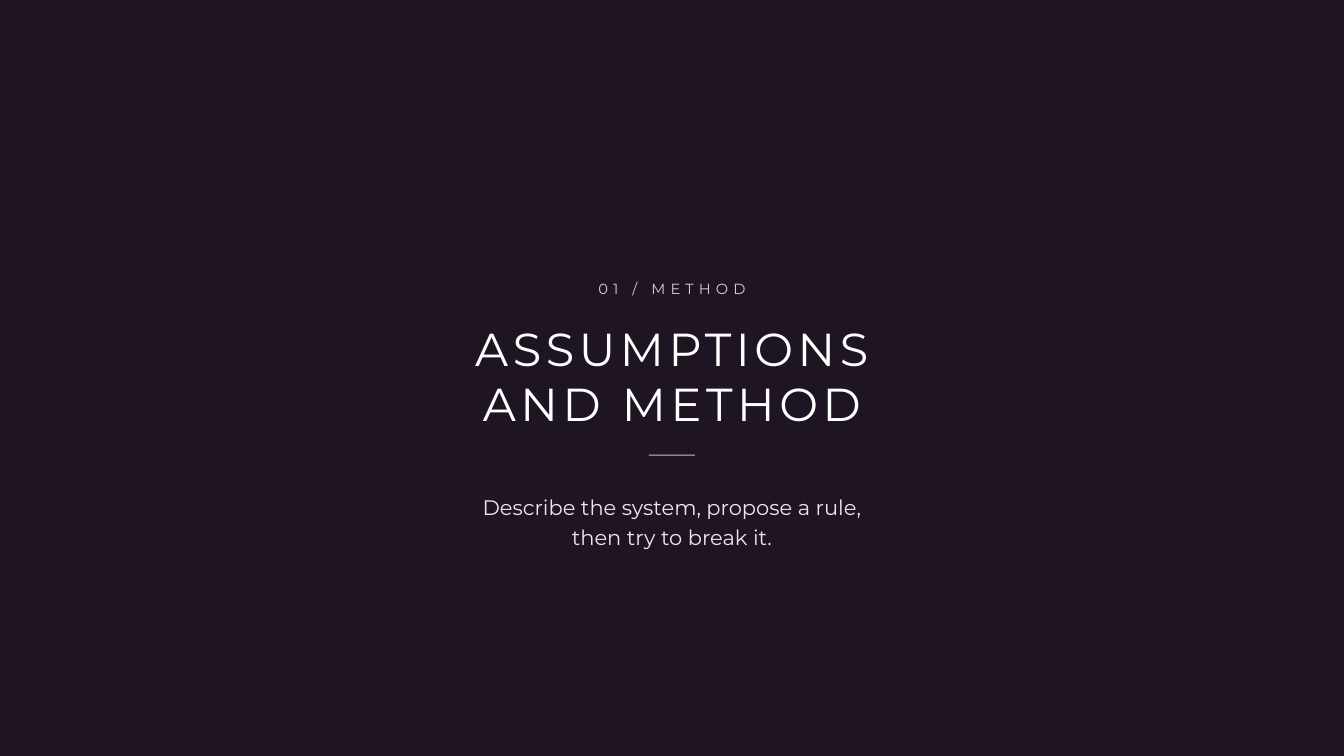
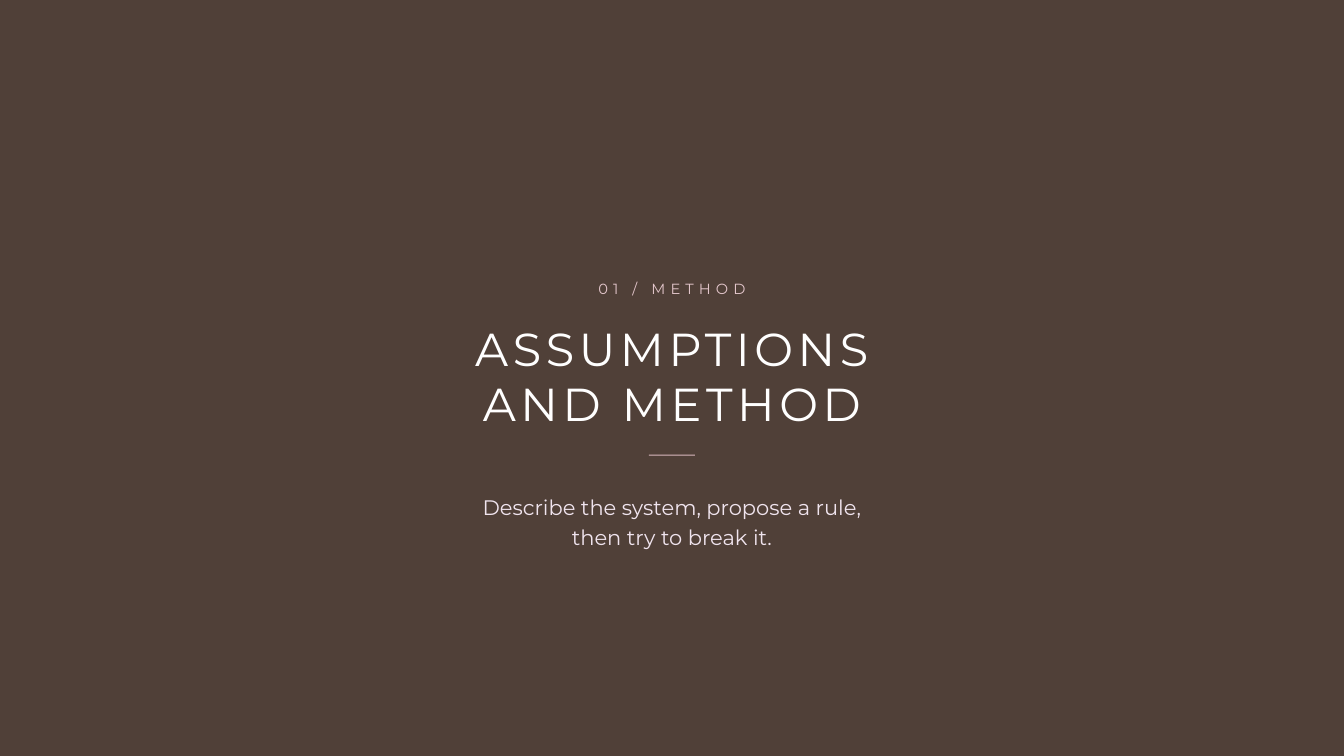
Before and after one commit to ftsrg-bclab-tdk/TDK-template, a slide deck: slide 2 of presentation/powerpoint/templates/ftsrg-current.potx. Drawn at 1344x756 pixels with LibreOffice and Linux fonts; fonts in the diff are those of the drawing; background and template pictures are left out. Boxes give left, top, right and bottom in pixels: in the first picture for what was removed or moved away, otherwise in the second. Text is boxed around its words. In the diff, an @@ line names an element or a change of style, - is before the commit and + after.

```diff
--- a/presentation/powerpoint/templates/ftsrg-current.potx
+++ b/presentation/powerpoint/templates/ftsrg-current.potx
@@ rectangle at [0,0,1344,756]: fill #24122A at 50% opacity to #8B6A59 at 48% opacity @@
```
Also in this commit, not shown: 13 other slides changed, 5 other files.
